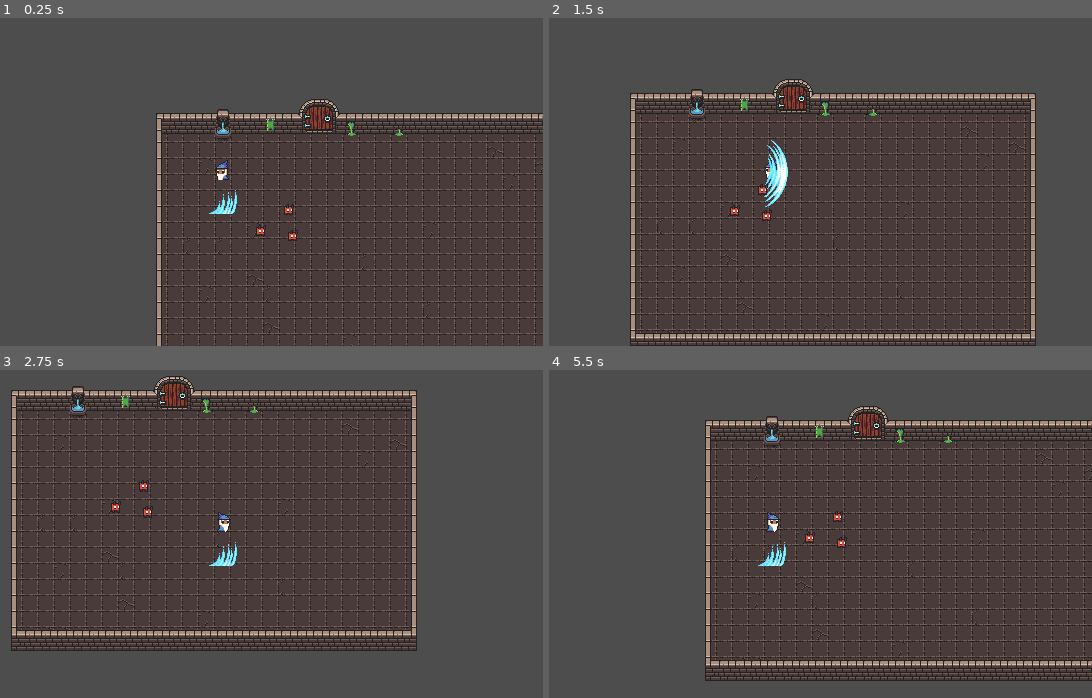
Above: before the commit, frames 1-4 (two rows, left to right).
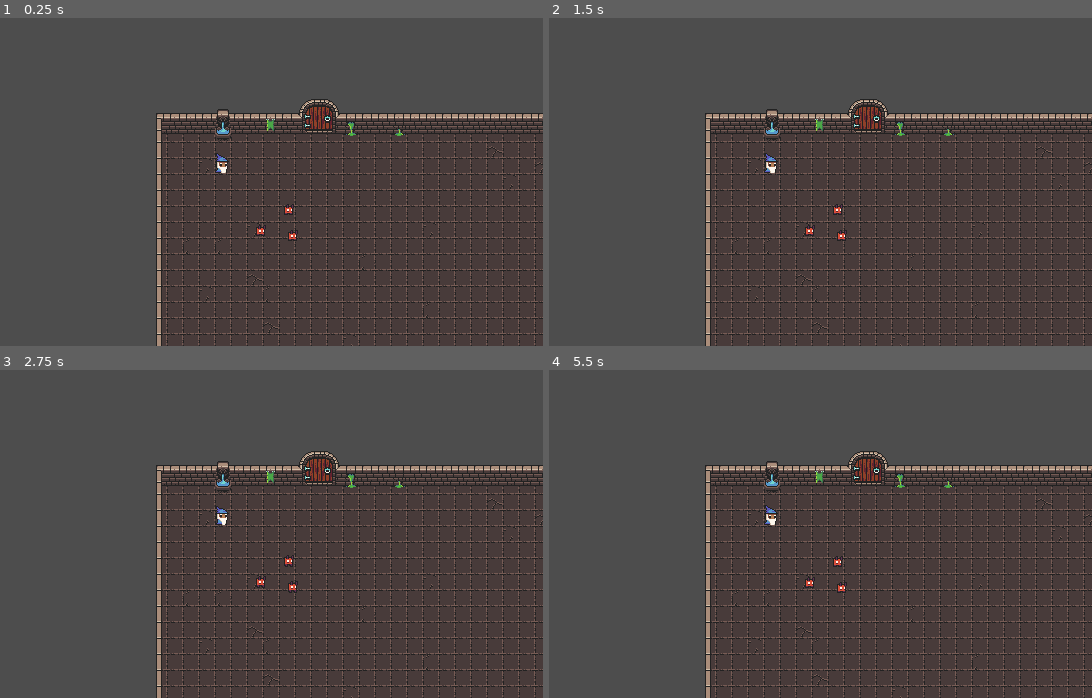
Above: after the commit, the same moments.

Repository: bloyot/arena-roguelike-prototype
Game: Godot game, scene res://scenes/test.tscn
The game is run twice, just before and just after one commit, with the same random seed, the same clock (stepped at 60 frames per second) and the same inputs.
Inputs (mouse positions are in pixels of both pictures, inside the frame that each line leads up to):
- Up to frame 1 (0.25 s): no input
- Up to frame 2 (1.5 s): tap Enter at 0.5 s; move the mouse to (912, 149) at 0.52 s; hold D (move_right) 0.53-1.28 s; click (912, 149) at 0.6 s; move the mouse to (641, 185) at 1.27 s; hold S (move_down) from 1.28 s (still down); click (641, 185) at 1.35 s
- Up to frame 3 (2.75 s): move the mouse to (287, 438) at 2.02 s; release S (move_down) at 2.03 s; hold D (move_right) from 2.03 s (still down); click (287, 438) at 2.1 s
- Up to frame 4 (5.5 s): move the mouse to (739, 589) at 2.77 s; release D (move_right) at 2.78 s; hold W (move_up) 2.78-3.53 s; click (739, 589) at 2.85 s; move the mouse to (961, 573) at 3.52 s; hold A (move_left) 3.53-5.03 s; click (961, 573) at 3.6 s; move the mouse to (581, 465) at 4.27 s; click (581, 465) at 4.35 s; move the mouse to (804, 517) at 5.02 s; hold S (move_down) from 5.03 s (still down); click (804, 517) at 5.1 s

The runs differ from the first frame. In frame 1, 0.3% of the frame differs, in the area x 38-44%, y 41-60%; in frame 2, 25%; in frame 3, 27%, in the area x 2-100%, y 1-100%; in frame 4, 20%.
Error after the commit: Parse Error: Could not find type "AbilitySystem" in the current scope. (res://scripts/player.gd:15)

Commit message:
ability aiming

Diff:
--- a/scenes/ability/SlashAbility.tscn
+++ b/scenes/ability/SlashAbility.tscn
@@ -1,9 +1,26 @@
-[gd_scene load_steps=3 format=3 uid="uid://cbnvpfqvuiyeo"]
+[gd_scene load_steps=4 format=3 uid="uid://cbnvpfqvuiyeo"]
 
 [ext_resource type="PackedScene" uid="uid://cwpqpl4kvrcqx" path="res://scenes/fx/slash_fx.tscn" id="1_fjx8b"]
 [ext_resource type="Script" uid="uid://cx415nkm77ljg" path="res://scripts/ability/slash_ability.gd" id="1_pmseg"]
 
+[sub_resource type="RectangleShape2D" id="RectangleShape2D_pmseg"]
+size = Vector2(27, 74)
+
 [node name="SlashAbility" type="Node2D" groups=["ability"]]
+scale = Vector2(0.7, 0.7)
 script = ExtResource("1_pmseg")
 
 [node name="SlashFx" parent="." groups=["ability"] instance=ExtResource("1_fjx8b")]
+position = Vector2(148.57143, -8.571428)
+frame = 1
+frame_progress = 0.0
+offset = Vector2(-154.57143, 1.5714288)
+
+[node name="Hitbox" type="Area2D" parent="SlashFx"]
+unique_name_in_owner = true
+position = Vector2(-155.7143, 1.4285707)
+scale = Vector2(0.99999994, 0.99999994)
+
+[node name="CollisionShape2D" type="CollisionShape2D" parent="SlashFx/Hitbox"]
+position = Vector2(3.5, 11)
+shape = SubResource("RectangleShape2D_pmseg")
--- a/scenes/player/player.tscn
+++ b/scenes/player/player.tscn
@@ -1,8 +1,9 @@
-[gd_scene load_steps=5 format=3 uid="uid://cxmr885n24ccj"]
+[gd_scene load_steps=6 format=3 uid="uid://cxmr885n24ccj"]
 
 [ext_resource type="SpriteFrames" uid="uid://tfxm0g443rlu" path="res://assets/character/wizard/wizard_sprites.tres" id="1_3vyb7"]
 [ext_resource type="Script" uid="uid://d15au6qjch55y" path="res://scripts/player.gd" id="1_dovo2"]
 [ext_resource type="PackedScene" uid="uid://cbnvpfqvuiyeo" path="res://scenes/ability/SlashAbility.tscn" id="3_gmlin"]
+[ext_resource type="Script" uid="uid://b7fbvjtv7pwhe" path="res://scripts/ability/ability_system.gd" id="3_lvxji"]
 
 [sub_resource type="CapsuleShape2D" id="CapsuleShape2D_dovo2"]
 radius = 6.0
@@ -13,16 +14,18 @@
 move_speed = 100.0
 
 [node name="CollisionShape2D" type="CollisionShape2D" parent="."]
-position = Vector2(1, 5)
+position = Vector2(-1, -2)
 shape = SubResource("CapsuleShape2D_dovo2")
 
 [node name="Hitbox" type="Area2D" parent="."]
+position = Vector2(-2, -7)
 
 [node name="CollisionShape2D" type="CollisionShape2D" parent="Hitbox"]
 position = Vector2(1, 5)
 shape = SubResource("CapsuleShape2D_dovo2")
 
 [node name="AnimatedSprite2D" type="AnimatedSprite2D" parent="."]
+position = Vector2(-2, -7)
 sprite_frames = ExtResource("1_3vyb7")
 animation = &"idle"
 autoplay = "idle"
@@ -30,5 +33,12 @@
 [node name="Camera" type="Camera2D" parent="."]
 
 [node name="AbilitySystem" type="Node2D" parent="."]
+unique_name_in_owner = true
+script = ExtResource("3_lvxji")
 
-[node name="SlashAbility" parent="AbilitySystem" instance=ExtResource("3_gmlin")]
+[node name="Pivot" type="Node2D" parent="AbilitySystem"]
+unique_name_in_owner = true
+
+[node name="SlashAbility" parent="AbilitySystem/Pivot" instance=ExtResource("3_gmlin")]
+unique_name_in_owner = true
+position = Vector2(20, 0)
--- a/scripts/ability/ability.gd
+++ b/scripts/ability/ability.gd
@@ -4,6 +4,8 @@
 
 signal ability_activated(ability_name: String)
 signal ability_ended(ability_name: String)
+
+var player: Player
 
 # check activation conditions and costs
 @abstract
--- a/scripts/ability/slash_ability.gd
+++ b/scripts/ability/slash_ability.gd
@@ -2,11 +2,17 @@
 extends Ability
 
 @onready var animated_sprite: AnimatedSprite2D = $SlashFx
+@onready var hitbox: Area2D = %Hitbox
+
+func _ready() -> void:
+	toggle_fx(false)
+	animated_sprite.animation_finished.connect(on_animation_finished)
 
 func can_activate_ability() -> bool:
 	return true
 
 func activate_ability() -> void:
+	toggle_fx(true)
 	animated_sprite.play("slash")
 
 func cancel_ability() -> void:
@@ -14,3 +20,15 @@
 
 func get_ability_name() -> String:
 	return "Slash"
+
+func end_ability() -> void:
+	super()
+	toggle_fx(false)
+
+func toggle_fx(enabled: bool) -> void:
+	animated_sprite.visible = enabled
+	hitbox.monitoring = enabled
+	hitbox.monitorable = enabled
+
+func on_animation_finished() -> void:
+	end_ability()
--- a/scripts/player.gd
+++ b/scripts/player.gd
@@ -1,5 +1,4 @@
-extends CharacterBody2D
-class_name Player
+class_name Player extends CharacterBody2D
 
 enum FACING { LEFT, RIGHT }
 
@@ -13,8 +12,7 @@
 @onready var animated_sprite: AnimatedSprite2D = $AnimatedSprite2D
 @onready var hitbox: Area2D = $Hitbox
 @onready var camera: Camera2D = $Camera
-@onready var slash_ability: Ability = $AbilitySystem/SlashAbility
-
+@onready var ability_system: AbilitySystem = %AbilitySystem
 # Exports
 @export var move_speed: float
 
@@ -36,6 +34,8 @@
 ########################################
 func _ready() -> void:
 	init_states()
+	# TODO move this to the ability system
+	init_abilities()
 
 func _physics_process(delta: float) -> void:
 	var maybe_new_state: BaseCharacterState.STATE = curr_state.update(delta)
@@ -67,7 +67,7 @@
 func handle_abilities() -> void:
 	# TODO integrate this with the ability system
 	if InputManager.get_input()["ability_1"]:
-		slash_ability.try_activate_ability()
+		ability_system.use_ability("slash", camera.get_global_mouse_position())
 
 func init_states() -> void:
 	# setup the states
@@ -77,6 +77,9 @@
 		states[state.get_state()] = state
 	curr_state = states[BaseCharacterState.STATE.IDLE]
 	change_state(BaseCharacterState.STATE.IDLE)
+
+func init_abilities() -> void:
+	ability_system.player = self
 
 func change_state(target_state: BaseCharacterState.STATE) -> void:
 	assert(states.has(target_state), "STATE " + str(target_state) + " not present on character")
